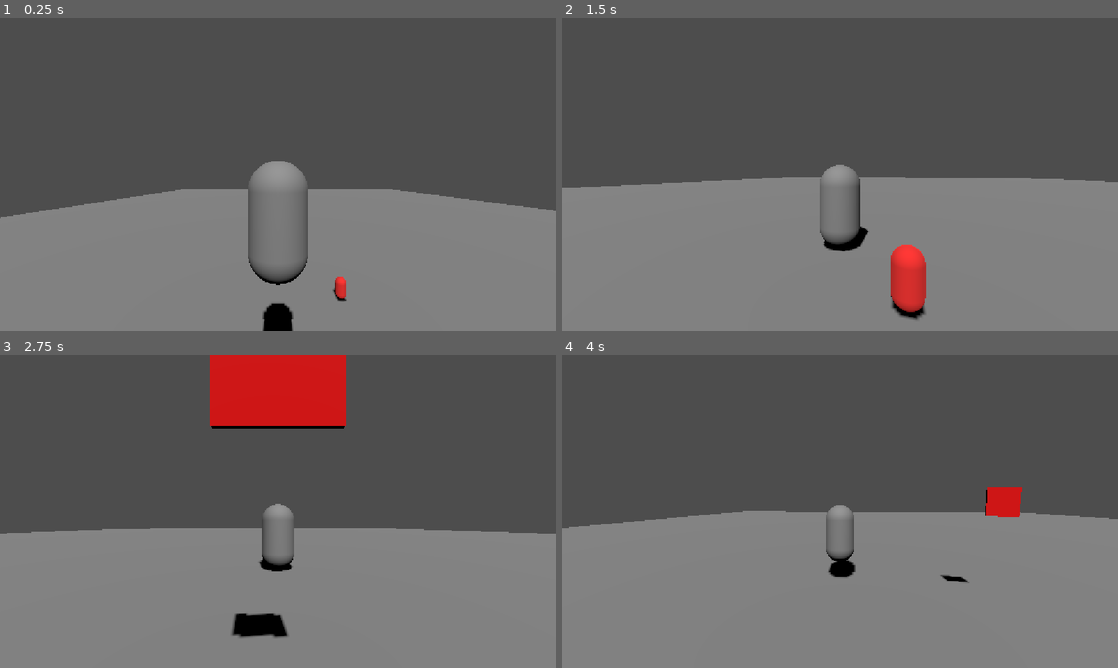
Above: before the commit, frames 1-4 (two rows, left to right).
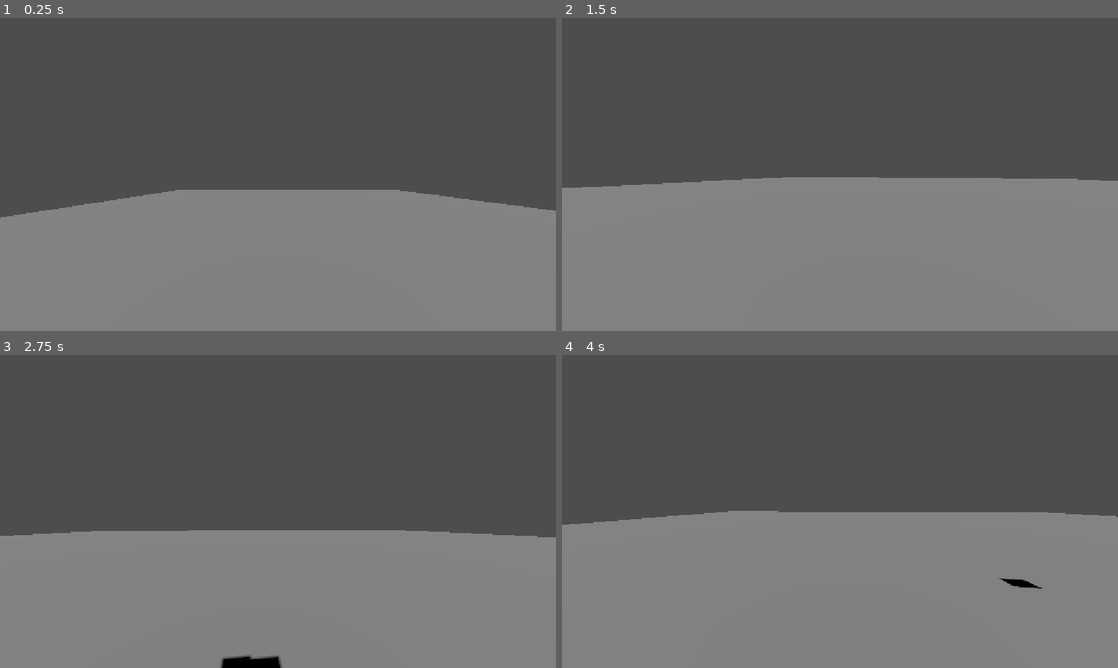
Above: after the commit, the same moments.

Repository: DropletU/CGAP
Game: Godot game, scene res://Scenes/main.tscn
Two runs of this game, one before a commit and one after it. Both use one fixed random seed, a clock stepped at 60 frames per second and the inputs below.
Inputs (mouse positions are in pixels of both pictures, inside the frame that each line leads up to):
- Up to frame 1 (0.25 s): no input
- Up to frame 2 (1.5 s): tap Enter (ui_accept) at 0.5 s; move the mouse to (867, 174) at 0.52 s; hold Mouse wheel down (wheel_down) 0.53-1.28 s; hold W (forward) from 0.53 s (still down); click (867, 174) at 0.67 s; tap Space (jump) at 0.77 s; move the mouse to (812, 174) at 1.27 s; tap Shift (sprint) at 1.35 s
- Up to frame 3 (2.75 s): keep holding W (forward); tap Space (jump) at 1.52 s; tap Mouse wheel down (wheel_down) at 1.55, 2.3 s; move the mouse to (289, 505) at 2.02 s; hold ` (test_key) from 2.03 s (still down)
- Up to frame 4 (4 s): move the mouse to (834, 517) at 2.77 s; release ` (test_key) at 2.78 s; tap Tab (toggle_mouse_capture) at 2.85 s; click (834, 517) at 2.92 s; tap Space (jump) at 3.02, 3.77 s; tap Mouse wheel down (wheel_down) at 3.05 s; move the mouse to (1006, 558) at 3.52 s; release W (forward) at 3.53 s; hold A (left) from 3.53 s (still down); hold Mouse wheel down (wheel_down) from 3.53 s (still down)

The runs differ from the first frame. In frame 1, 2.4% of the frame differs, in the area x 32-71%, y 45-100%; in frame 2, 2.4%; in frame 3, 8.2%, in the area x 0-100%, y 0-100%; in frame 4, 1.7%.

Commit message:
Camera: Add a max camera distance export value
This also changes the base camera distance to 0.0 instead of 10.0

Diff:
--- a/Scenes/player.tscn
+++ b/Scenes/player.tscn
@@ -45,7 +45,7 @@
 
 [node name="SpringArm3D" type="SpringArm3D" parent="CameraComponent" unique_id=336532881]
 shape = SubResource("SphereShape3D_6t5aa")
-spring_length = 6.0
+spring_length = 0.0
 
 [node name="SpringPosition" type="Node3D" parent="CameraComponent/SpringArm3D" unique_id=1702915163]
 
--- a/Scripts/camera_spring_arm.gd
+++ b/Scripts/camera_spring_arm.gd
@@ -3,6 +3,7 @@
 @export var mouse_sensitivity = 0.005
 @export_range(-90.0, 0.0, 0.1, "radians_as_degrees") var min_vertical_angle = -PI/2
 @export_range(0.0, 90.0, 0.1, "radians_as_degrees") var max_vertical_angle = PI/4
+@export_range(0.0, 10.0, 0.1) var max_camera_distance: float = 0.0
 
 @onready var spring_arm = $SpringArm3D
 
@@ -24,7 +25,7 @@
 		spring_arm.spring_length = max(spring_arm.spring_length, 0)
 	if event.is_action_pressed("wheel_down"):
 		spring_arm.spring_length += 1
-		spring_arm.spring_length = min(spring_arm.spring_length, 10)
+		spring_arm.spring_length = min(spring_arm.spring_length, max_camera_distance)
 
 	if event.is_action_pressed("toggle_mouse_capture"):
 		if Input.mouse_mode == Input.MOUSE_MODE_CAPTURED:
